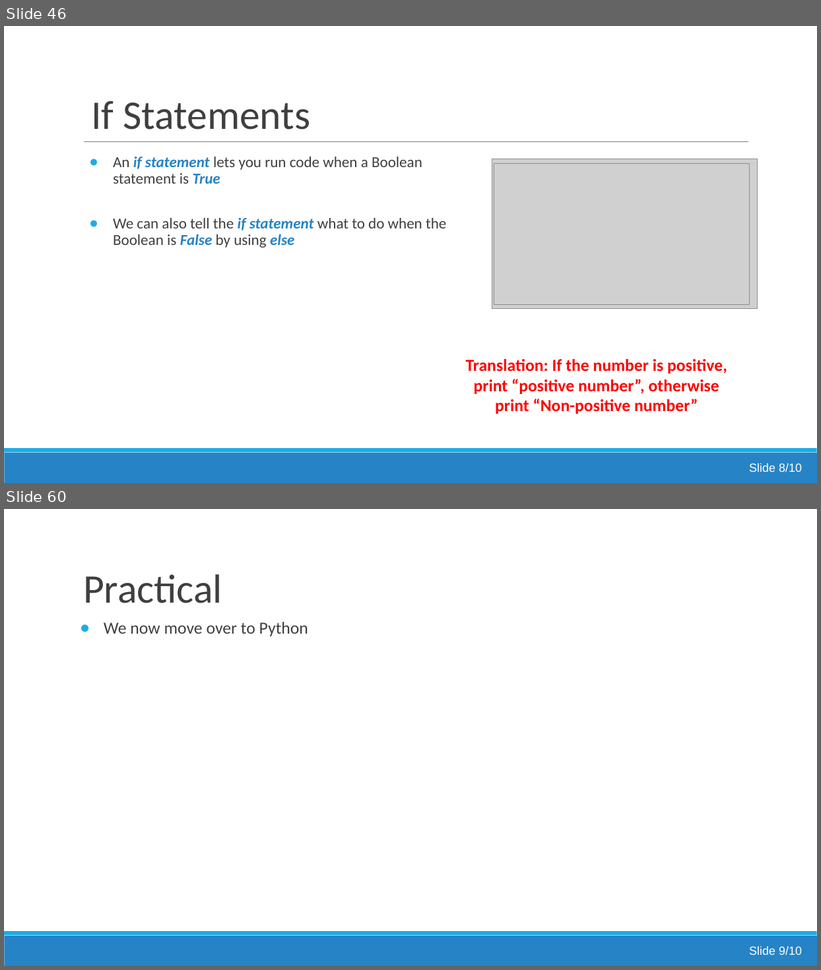
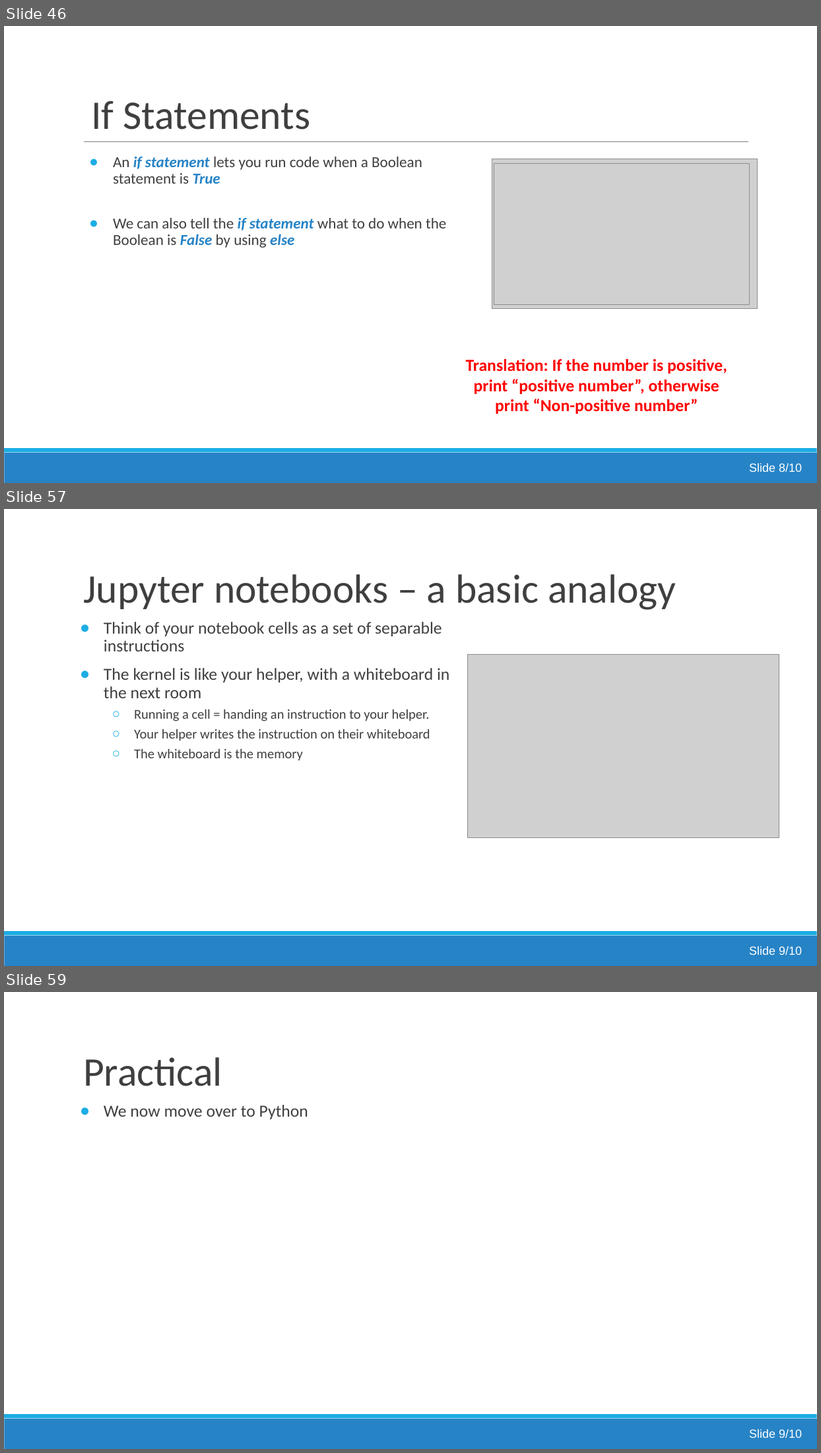
Before and after one commit to jsmartinstats/SCIF10002-2026, a slide deck: 02/Lecture2_Booleans_and_Conditionals.pptx. Shown one above the other, each under a label of ours: slides 46 and 60 before the commit, slides 46, 57 and 59 after it; the slides between them are not shown. The pictures are 821x970 and 821x1453 pixels, drawn with LibreOffice and Linux fonts; fonts in the diff are those of the drawing; grey boxes stand for pictures. Boxes give left, top, right and bottom in pixels: in the first picture for what was removed or moved away, otherwise in the second. Text is boxed around its words. In the diff, an @@ line names an element or a change of style, - is before the commit and + after.

```diff
--- a/02/Lecture2_Booleans_and_Conditionals.pptx
+++ b/02/Lecture2_Booleans_and_Conditionals.pptx
@@ slide 57 added at [4,509,817,966], background #FFFFFF; not listed: 2 template elements that a slide beside it also shows @@
@@ title added at [83,574,677,610], 48 pt, text #3F3F3F @@
+Jupyter notebooks – a basic analogy
@@ rectangle added at [65,601,798,643], fill #FFFFFF, outline #FFFFFF 2 pt @@
@@ text added at [104,622,450,761], 16 pt, text #3F3F3F @@
+● Think of your notebook cells as a set of separable instructions
+● The kernel is like your helper, with a whiteboard in the next room
+  ○ Running a cell = handing an instruction to your helper.
+  ○ Your helper writes the instruction on their whiteboard
+  ○ The whiteboard is the memory
@@ picture added at [467,655,780,838] @@
@@ text added at [749,947,802,955], 14 pt, text #FFFFFF @@
+Slide 9/10
@@ what was slide 60 is now slide 59 @@
```
Also in this commit, not shown: 12 slides changed, 2 other slides added, 3 slides removed, 9 other files.
